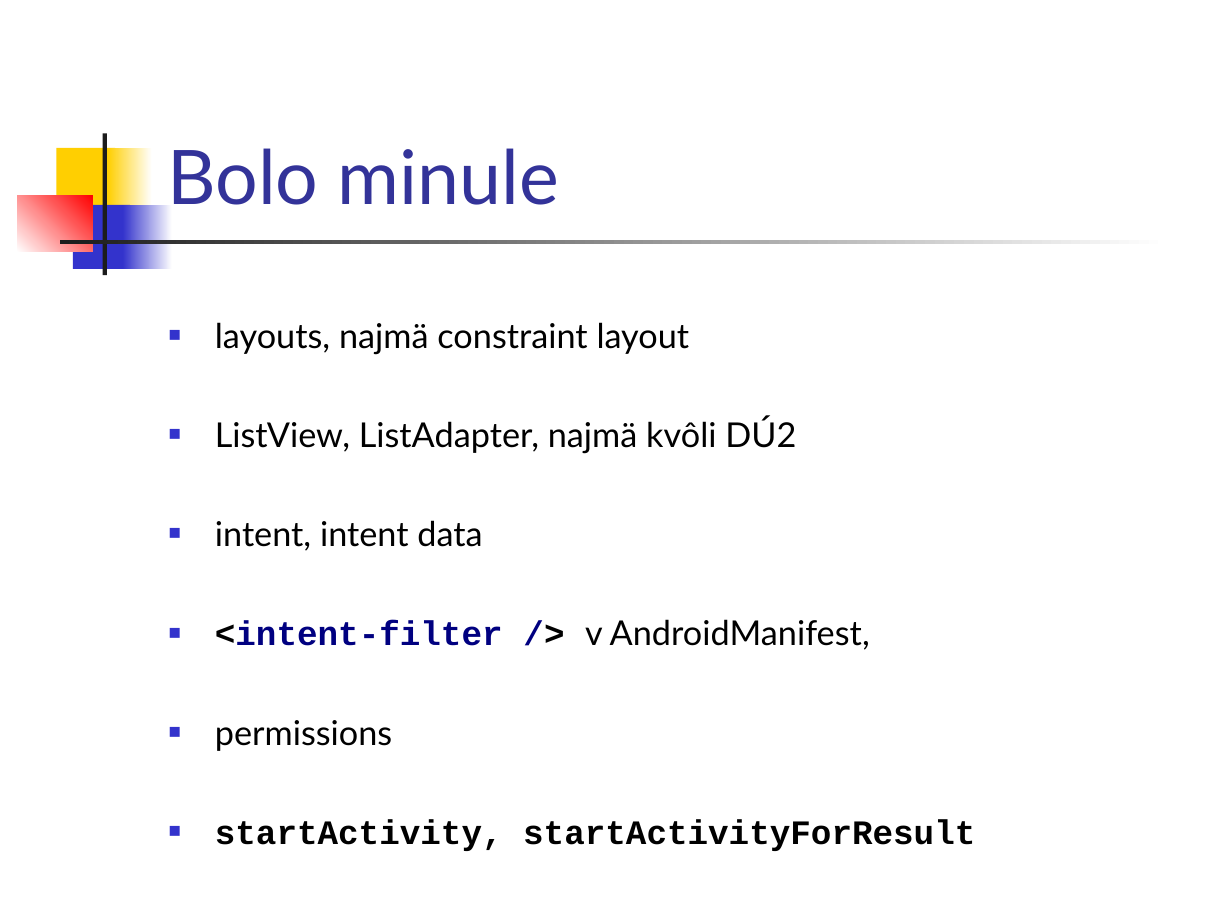
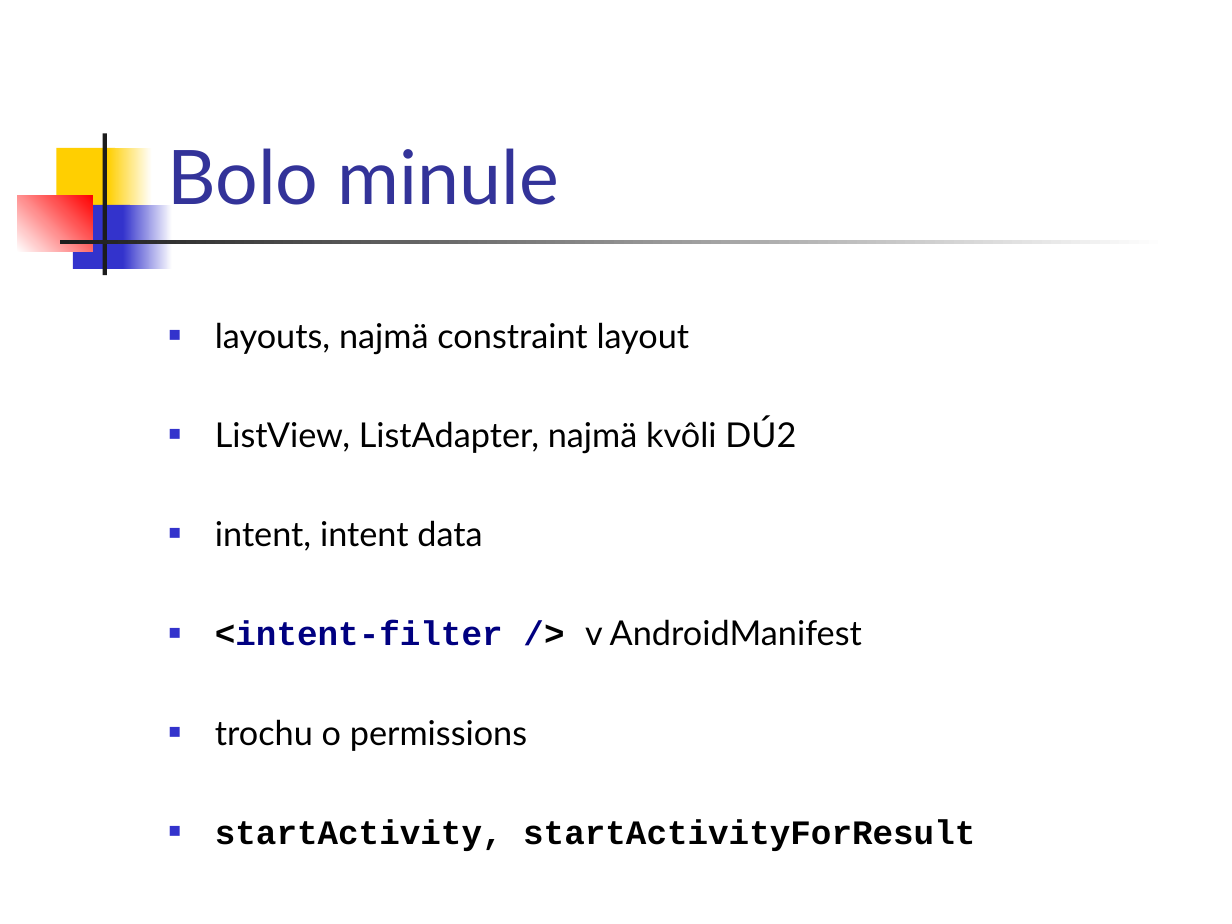
Before and after one commit to vmandro/Prednasky, a slide deck: slide 7 of 05/05_Android.ppt (slide 2 before the commit). Drawn at 1232x924 pixels with LibreOffice and Linux fonts; fonts in the diff are those of the drawing. Boxes give left, top, right and bottom in pixels: in the first picture for what was removed or moved away, otherwise in the second. Text is boxed around its words. In the diff, an @@ line names an element or a change of style, - is before the commit and + after.

```diff
--- a/05/05_Android.ppt
+++ b/05/05_Android.ppt
@@ text at box(215, 619, 862, 751): text changed @@
-■ <intent-filter /> v AndroidManifest,
-■ permissions
+■ <intent-filter /> v AndroidManifest
+■ trochu o permissions
```
Also in this commit, not shown: 3 other slides changed, 7 slides added, 3 other files.
